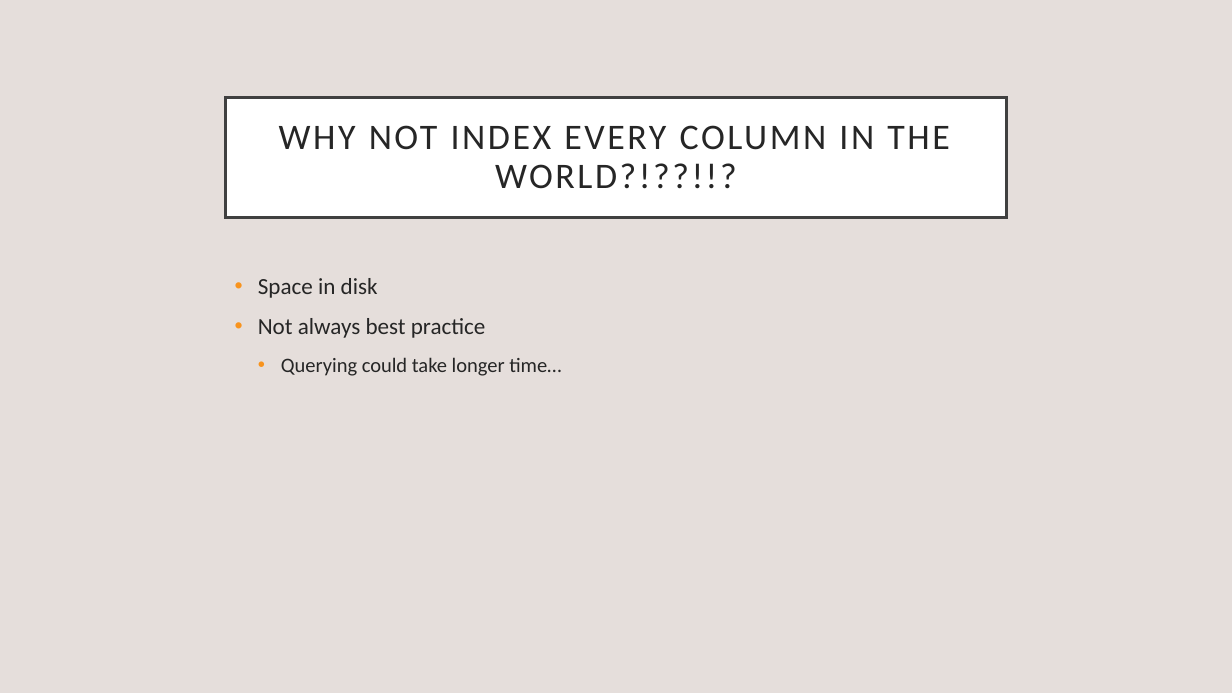
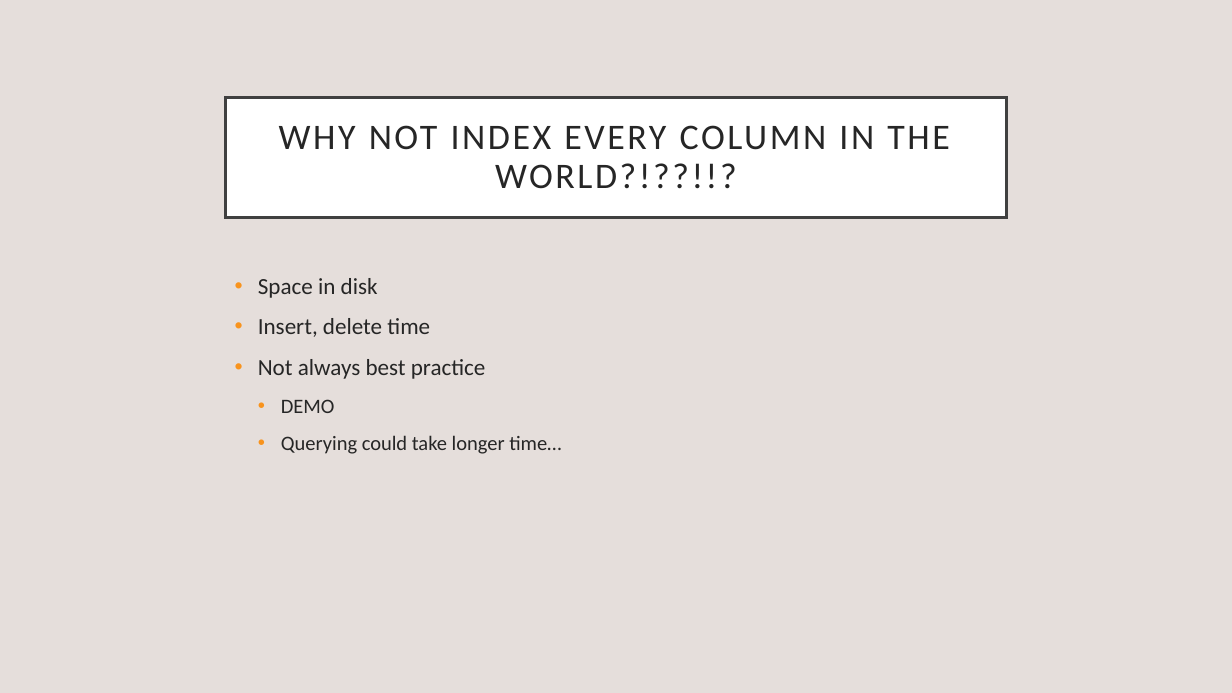
Before and after one commit to saharavishag/crypto, a slide deck: slide 10 of DbIndexes.pptx. Drawn at 1232x693 pixels with LibreOffice and Linux fonts; fonts in the diff are those of the drawing. Boxes give left, top, right and bottom in pixels: in the first picture for what was removed or moved away, otherwise in the second. Text is boxed around its words. In the diff, an @@ line names an element or a change of style, - is before the commit and + after.

```diff
--- a/DbIndexes.pptx
+++ b/DbIndexes.pptx
@@ text at box(258, 318, 430, 337): paragraph added @@
+• Insert, delete time
@@ text at box(281, 399, 335, 413): paragraph added @@
+  • DEMO
```
Also in this commit, not shown: 1 other slide changed, 1 slide added.
